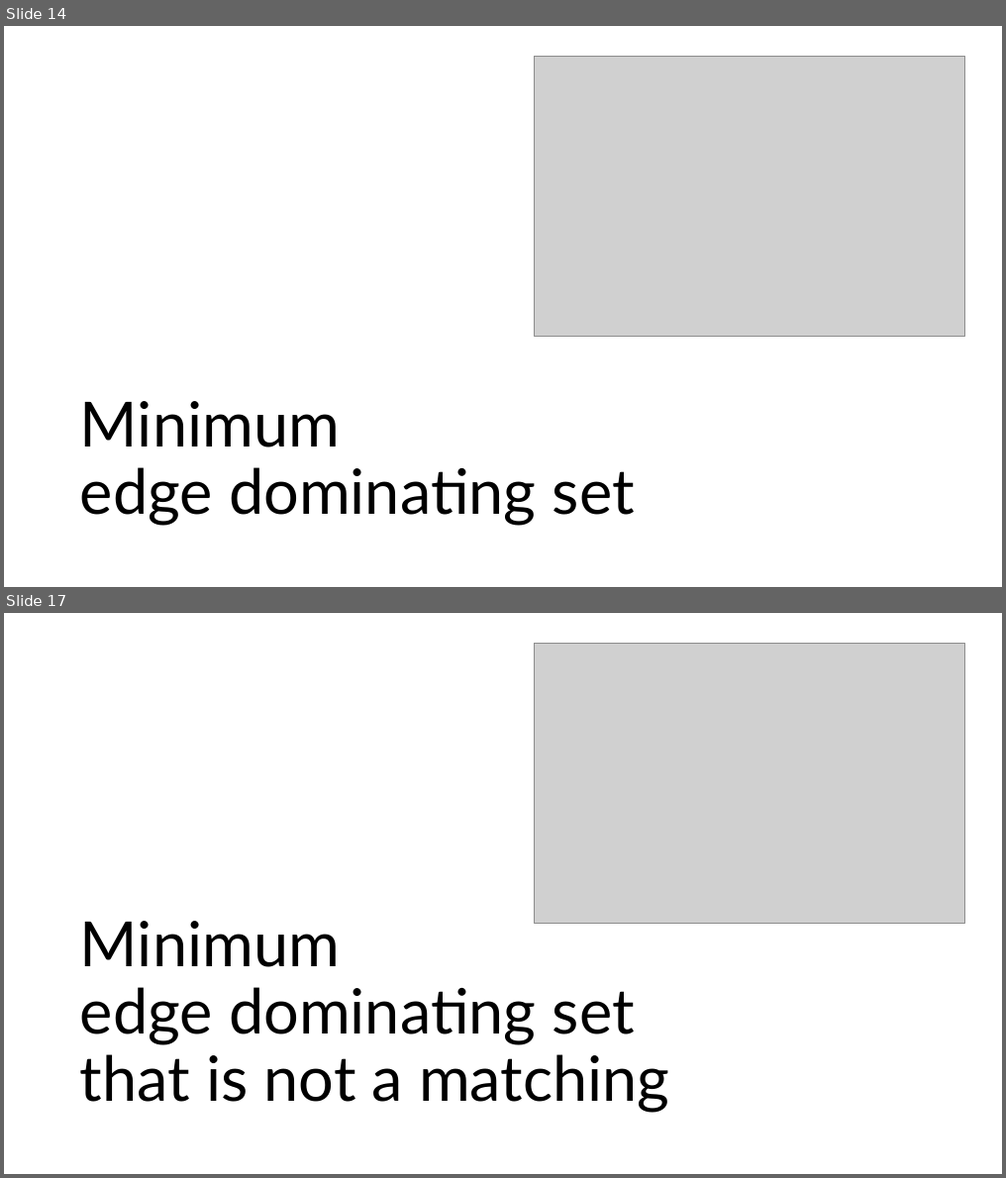
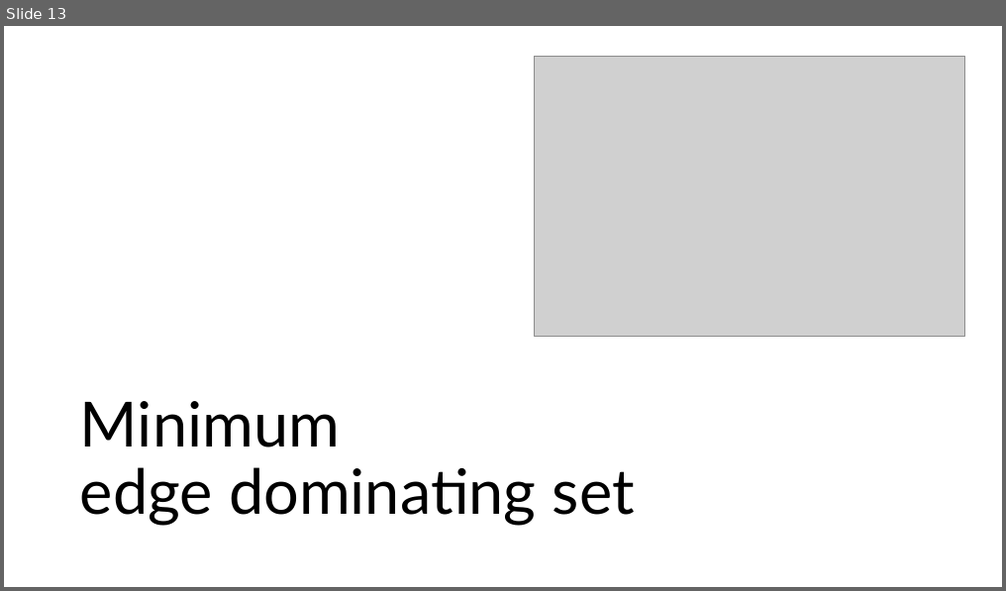
Before and after one commit to suomela/da2020, a slide deck: slides/da2022-lecture-02.pptx. Shown one above the other, each under a label of ours: slides 14 and 17 before the commit, slide 13 after it; the slides between them are not shown. The pictures are 1006x1178 and 1006x591 pixels, drawn with LibreOffice and Linux fonts; fonts in the diff are those of the drawing; grey boxes stand for pictures. Boxes give left, top, right and bottom in pixels: in the first picture for what was removed or moved away, otherwise in the second. Text is boxed around its words. In the diff, an @@ line names an element or a change of style, - is before the commit and + after.

```diff
--- a/slides/da2022-lecture-02.pptx
+++ b/slides/da2022-lecture-02.pptx
@@ slide 17 removed at <box>4,613,1002,1174</box>, background #FFFFFF @@
@@ picture removed at <box>534,643,964,923</box> @@
@@ text removed at <box>80,921,669,1113</box> @@
-Minimum
-edge dominating set
-that is not a matching
@@ what was slide 14 is now slide 13 @@
```
Also in this commit, not shown: 9 other slides removed, 1 other file.
